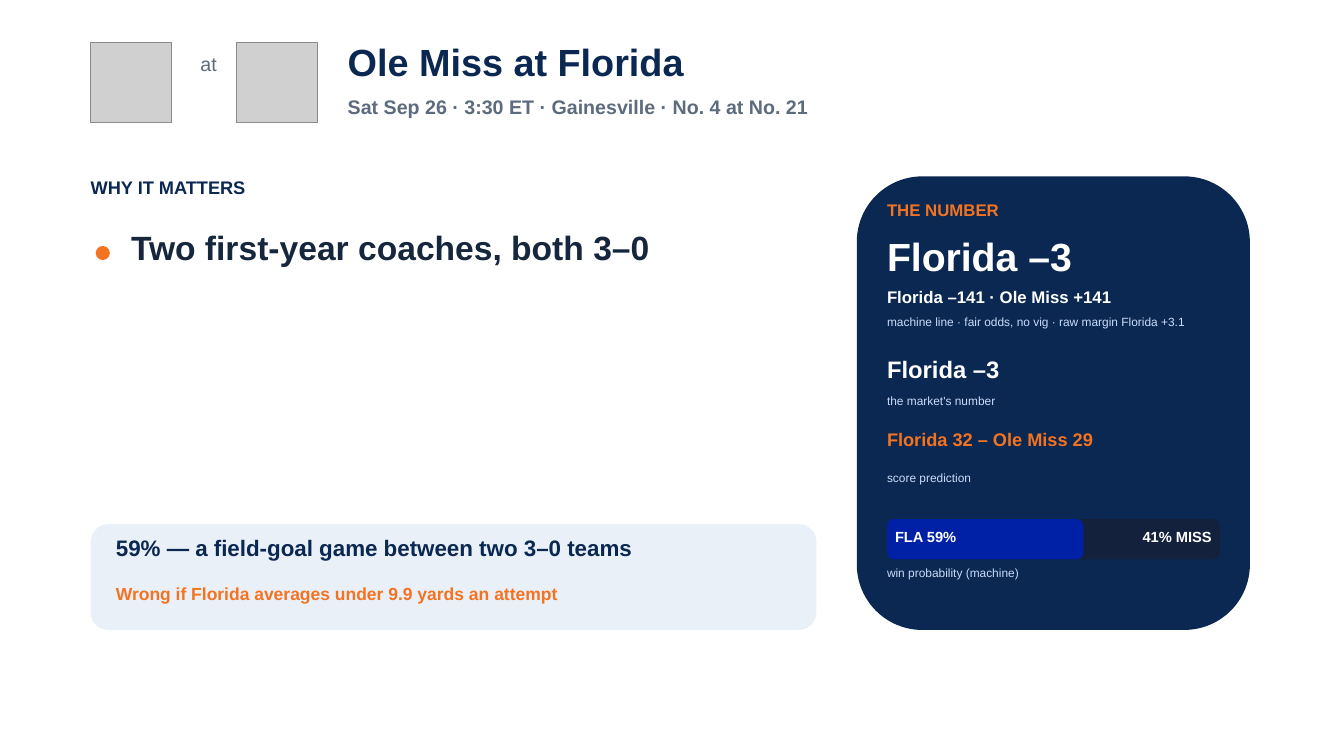
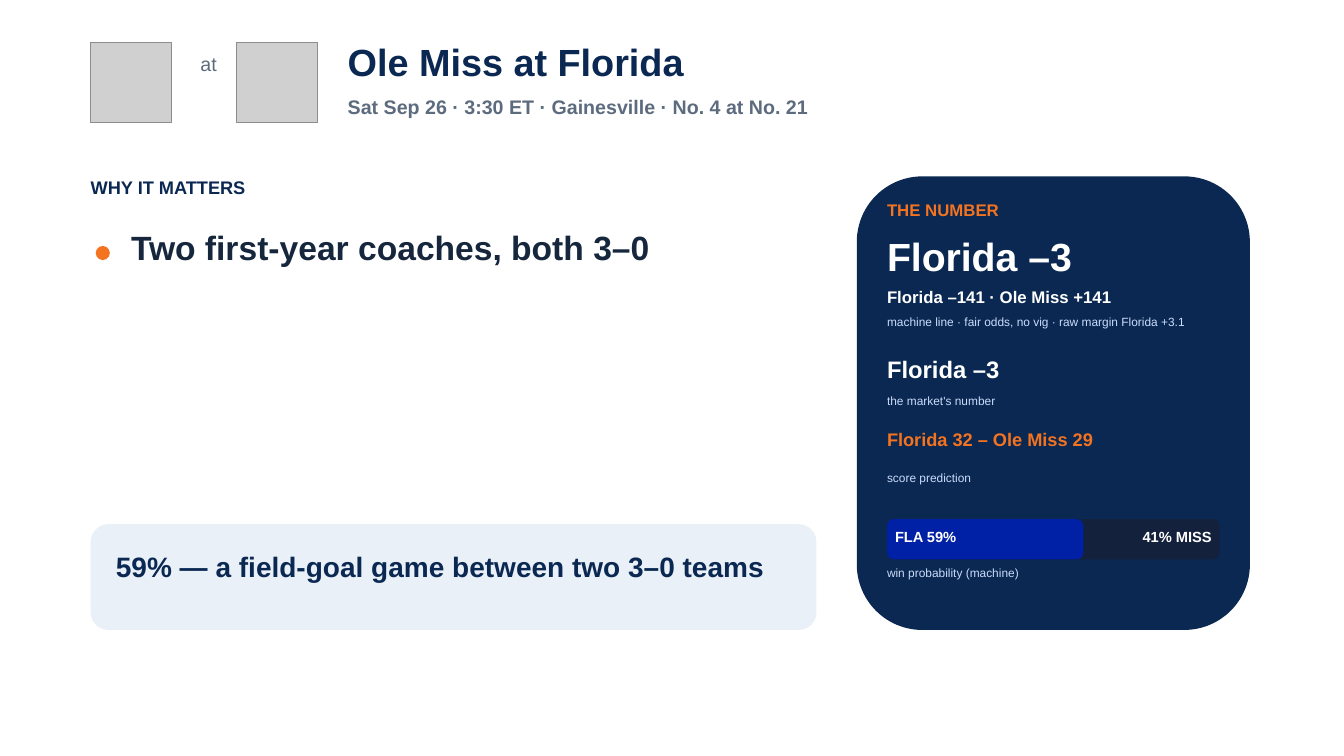
Before and after one commit to lucasalvarezflorida-lab/ncaa-fbs-analytics, a slide deck: slide 9 of decks/2026_Week4_Episode5.pptx. Drawn at 1344x756 pixels with LibreOffice and Linux fonts; fonts in the diff are those of the drawing; grey boxes stand for pictures. Boxes give left, top, right and bottom in pixels: in the first picture for what was removed or moved away, otherwise in the second. Text is boxed around its words. In the diff, an @@ line names an element or a change of style, - is before the commit and + after.

```diff
--- a/decks/2026_Week4_Episode5.pptx
+++ b/decks/2026_Week4_Episode5.pptx
@@ text "59% — a field-goal game ...": place and size @@
-text "59% — a field-goal game ..." at [116,539,632,561]
+text "59% — a field-goal game ..." at [116,556,764,582]
@@ text "59% — a field-goal game ..." at [116,556,764,582]: size 16 to 20 pt @@
@@ text removed at [116,587,557,604] @@
-Wrong if Florida averages under 9.9 yards an attempt
```
Also in this commit, not shown: 4 other slides changed, 1 other file.
